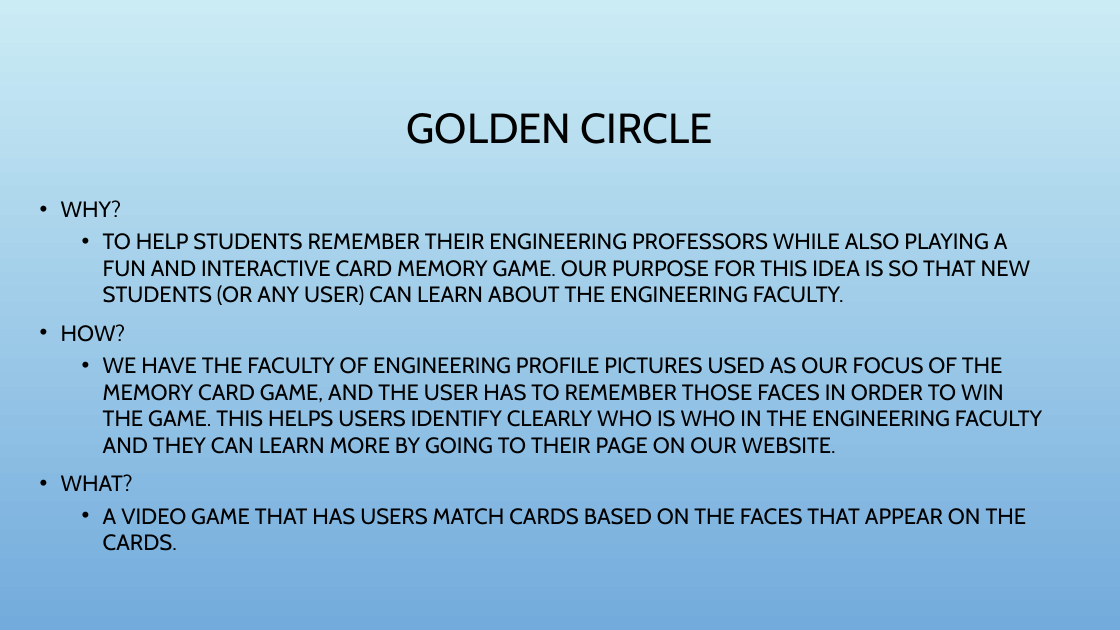
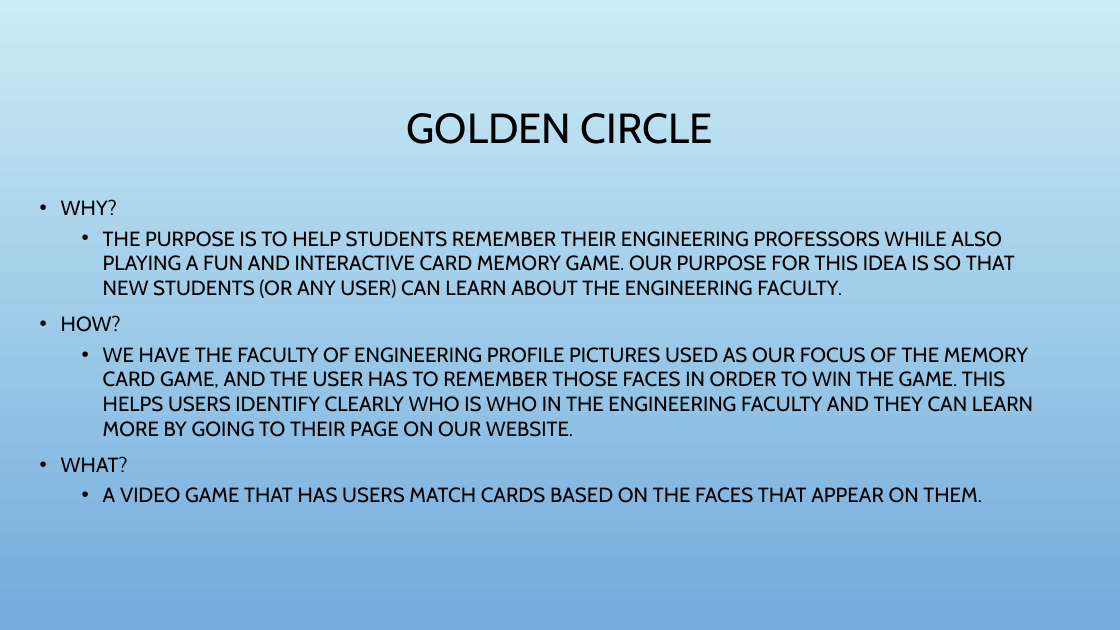
Before and after one commit to Jacobchapman99/ENSE-374-Group07-Project, a slide deck: slide 2 of Milestone4/Milestone 4.ppt. Drawn at 1120x630 pixels with LibreOffice and Linux fonts; fonts in the diff are those of the drawing; background and template pictures are left out. Boxes give left, top, right and bottom in pixels: in the first picture for what was removed or moved away, otherwise in the second. Text is boxed around its words. In the diff, an @@ line names an element or a change of style, - is before the commit and + after.

```diff
--- a/Milestone4/Milestone 4.ppt
+++ b/Milestone4/Milestone 4.ppt
@@ text at (61,199,1033,472): size 19 to 17.6 pt in "WHY?", "HOW?", "WE HAVE THE FACULTY OF ENGINEERING PROFILE ...", "WHAT?" @@
@@ text at (103,231,1015,298): text changed; size 19 to 17.6 pt @@
-  • TO HELP STUDENTS REMEMBER THEIR ENGINEERING PROFESSORS WHILE ALSO PLAYING A FUN AND INTERACTIVE CARD MEMORY GAME. OUR PURPOSE FOR THIS IDEA IS SO THAT NEW STUDENTS (OR ANY USER) CAN LEARN ABOUT THE ENGINEERING FACULTY.
+  • THE PURPOSE IS TO HELP STUDENTS REMEMBER THEIR ENGINEERING PROFESSORS WHILE ALSO PLAYING A FUN AND INTERACTIVE CARD MEMORY GAME. OUR PURPOSE FOR THIS IDEA IS SO THAT NEW STUDENTS (OR ANY USER) CAN LEARN ABOUT THE ENGINEERING FACULTY.
@@ text at (103,487,982,503): text changed; size 19 to 17.6 pt @@
-  • A VIDEO GAME THAT HAS USERS MATCH CARDS BASED ON THE FACES THAT APPEAR ON THE CARDS.
+  • A VIDEO GAME THAT HAS USERS MATCH CARDS BASED ON THE FACES THAT APPEAR ON THEM.
```
Also in this commit, not shown: 3 other slides changed.
